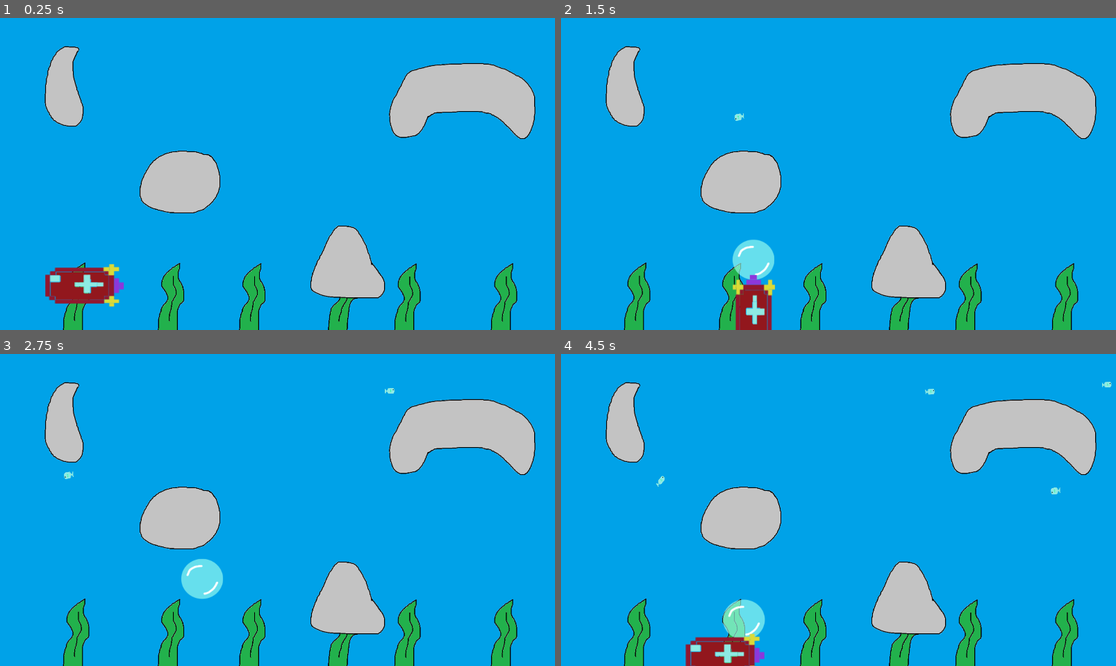
Above: before the commit, frames 1-4 (two rows, left to right).
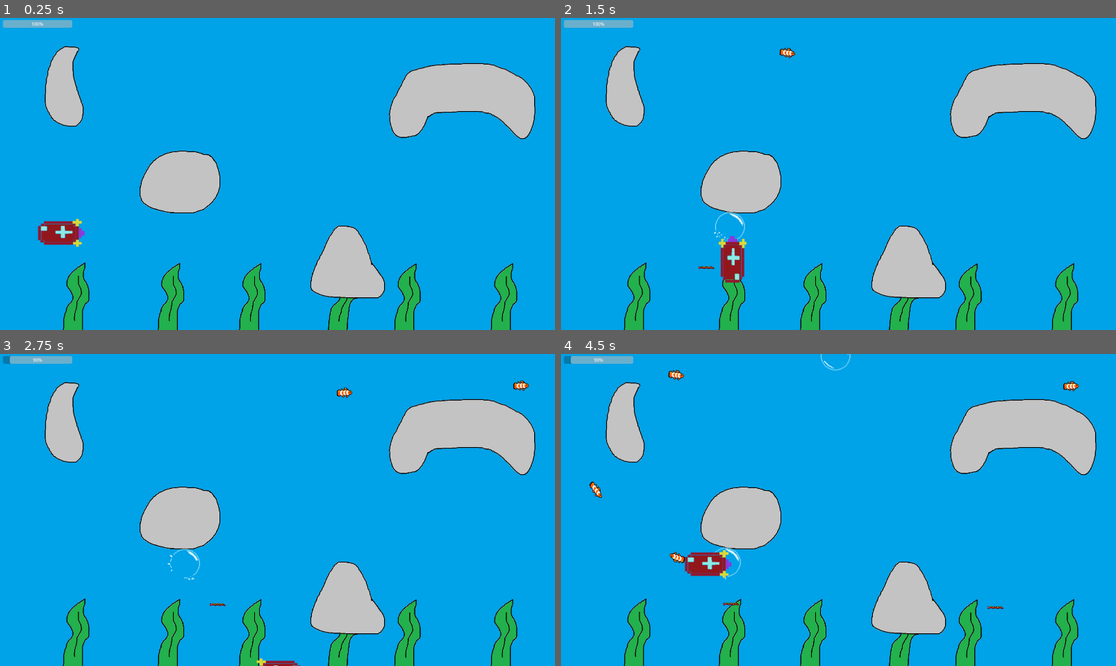
Above: after the commit, the same moments.

Repository: cachola25/cs447-subvival
Game: Godot game, scene res://level.tscn
Same seed, same stepped clock (60 frames per second), same inputs: the game is played once before the commit and once after it.
Inputs:
- Up to frame 1 (0.25 s): no input
- Up to frame 2 (1.5 s): tap Enter at 0.5 s; hold D (move_right) 0.53-1.28 s; tap Space (release_bubble) at 0.6, 1.35 s; hold S (move_down) from 1.28 s (still down)
- Up to frame 3 (2.75 s): release S (move_down) at 2.03 s; hold D (move_right) from 2.03 s (still down); tap Space (release_bubble) at 2.1 s
- Up to frame 4 (4.5 s): release D (move_right) at 2.78 s; hold W (move_up) 2.78-3.53 s; tap Space (release_bubble) at 2.85, 3.6, 4.35 s; hold A (move_left) from 3.53 s (still down)

The runs differ from the first frame. In frame 1, 2.4% of the frame differs, in the area x 0-23%, y 0-93%; in frame 2, 2.7%; in frame 3, 1.5%; in frame 4, 3.4%, in the area x 0-100%, y 0-100%.

Commit message:
Art changes and other additions
Incorporated calvin's art into the game.
Added a progress bar that functions as the submarine's health
bar. Added the eels that take away oxygen from the oxygen bar
when it hits the sub.

Diff:
--- a/bubble.tscn
+++ b/bubble.tscn
@@ -1,50 +1,99 @@
-[gd_scene load_steps=10 format=3 uid="uid://b6olq3cp8bc6a"]
+[gd_scene load_steps=17 format=3 uid="uid://b6olq3cp8bc6a"]
 
 [ext_resource type="Script" path="res://bubble.gd" id="1_gvl63"]
-[ext_resource type="Texture2D" uid="uid://7fl3qgsh2etw" path="res://art/bubble.png" id="2_xw18t"]
-[ext_resource type="Texture2D" uid="uid://bxcks8640ye2c" path="res://art/fish_capture_bubble.png" id="3_5lqhq"]
-[ext_resource type="Texture2D" uid="uid://dypepupe3gemm" path="res://art/bubble_pop.png" id="3_fonab"]
+[ext_resource type="Texture2D" uid="uid://dijglpgf4qnaf" path="res://art/Bubble/Empty Bubble.png" id="2_s6noh"]
+[ext_resource type="Texture2D" uid="uid://ofndpmrlwl6b" path="res://art/Fish/Bubble Clownfish.png" id="3_rdvbg"]
+[ext_resource type="Texture2D" uid="uid://cev184hd54l1n" path="res://art/Bubble/Bubble Pop.png" id="4_cpyui"]
 
 [sub_resource type="CircleShape2D" id="CircleShape2D_h5ae1"]
-radius = 70.1142
+radius = 50.0
 
-[sub_resource type="AtlasTexture" id="AtlasTexture_tafn3"]
-atlas = ExtResource("2_xw18t")
-region = Rect2(7, 5, 83, 83)
+[sub_resource type="AtlasTexture" id="AtlasTexture_2ayjx"]
+atlas = ExtResource("2_s6noh")
+region = Rect2(10, 10, 43, 43)
 
-[sub_resource type="AtlasTexture" id="AtlasTexture_f17y6"]
-atlas = ExtResource("3_5lqhq")
-region = Rect2(8, 5, 82, 83)
+[sub_resource type="AtlasTexture" id="AtlasTexture_bvc60"]
+atlas = ExtResource("3_rdvbg")
+region = Rect2(10, 10, 43, 43)
 
-[sub_resource type="AtlasTexture" id="AtlasTexture_8iett"]
-atlas = ExtResource("3_fonab")
-region = Rect2(0, 4, 100, 88)
+[sub_resource type="AtlasTexture" id="AtlasTexture_xfhsg"]
+atlas = ExtResource("4_cpyui")
+region = Rect2(0, 0, 64, 64)
+
+[sub_resource type="AtlasTexture" id="AtlasTexture_gyong"]
+atlas = ExtResource("4_cpyui")
+region = Rect2(64, 0, 64, 64)
+
+[sub_resource type="AtlasTexture" id="AtlasTexture_sldr4"]
+atlas = ExtResource("4_cpyui")
+region = Rect2(128, 0, 64, 64)
+
+[sub_resource type="AtlasTexture" id="AtlasTexture_53kn3"]
+atlas = ExtResource("4_cpyui")
+region = Rect2(192, 0, 64, 64)
+
+[sub_resource type="AtlasTexture" id="AtlasTexture_155ac"]
+atlas = ExtResource("4_cpyui")
+region = Rect2(0, 64, 64, 64)
+
+[sub_resource type="AtlasTexture" id="AtlasTexture_xat65"]
+atlas = ExtResource("4_cpyui")
+region = Rect2(64, 64, 64, 64)
+
+[sub_resource type="AtlasTexture" id="AtlasTexture_vyl7b"]
+atlas = ExtResource("4_cpyui")
+region = Rect2(128, 64, 64, 64)
+
+[sub_resource type="AtlasTexture" id="AtlasTexture_jioam"]
+atlas = ExtResource("4_cpyui")
+region = Rect2(192, 64, 64, 64)
 
 [sub_resource type="SpriteFrames" id="SpriteFrames_o3hfk"]
 animations = [{
 "frames": [{
 "duration": 1.0,
-"texture": SubResource("AtlasTexture_tafn3")
+"texture": SubResource("AtlasTexture_2ayjx")
 }],
-"loop": true,
+"loop": false,
 "name": &"bubble",
 "speed": 5.0
 }, {
 "frames": [{
 "duration": 1.0,
-"texture": SubResource("AtlasTexture_f17y6")
+"texture": SubResource("AtlasTexture_bvc60")
 }],
-"loop": true,
+"loop": false,
 "name": &"fish_captured",
 "speed": 5.0
 }, {
 "frames": [{
 "duration": 1.0,
-"texture": SubResource("AtlasTexture_8iett")
+"texture": SubResource("AtlasTexture_xfhsg")
+}, {
+"duration": 1.0,
+"texture": SubResource("AtlasTexture_gyong")
+}, {
+"duration": 1.0,
+"texture": SubResource("AtlasTexture_sldr4")
+}, {
+"duration": 1.0,
+"texture": SubResource("AtlasTexture_53kn3")
+}, {
+"duration": 1.0,
+"texture": SubResource("AtlasTexture_155ac")
+}, {
+"duration": 1.0,
+"texture": SubResource("AtlasTexture_xat65")
+}, {
+"duration": 1.0,
+"texture": SubResource("AtlasTexture_vyl7b")
+}, {
+"duration": 1.0,
+"texture": SubResource("AtlasTexture_jioam")
 }],
 "loop": false,
 "name": &"pop",
-"speed": 10.0
+"speed": 20.0
 }]
 
 [node name="bubble" type="CharacterBody2D"]
@@ -63,9 +112,9 @@
 [node name="AnimatedSprite2D" type="AnimatedSprite2D" parent="."]
 z_index = 1
 z_as_relative = false
-position = Vector2(-1.41413, 1)
-scale = Vector2(1.76901, 1.69419)
+position = Vector2(-1.13687e-13, 2)
+scale = Vector2(2.38193, 2.34697)
 sprite_frames = SubResource("SpriteFrames_o3hfk")
-animation = &"bubble"
+animation = &"pop"
 
 [connection signal="animation_finished" from="AnimatedSprite2D" to="." method="_on_animated_sprite_2d_animation_finished"]
--- /dev/null
+++ b/eel.gd
@@ -0,0 +1,10 @@
+extends CharacterBody2D
+
+class_name eel
+var hit_sub = false
+
+func _ready() -> void:
+	pass
+
+func _process(delta: float) -> void:
+	pass
--- /dev/null
+++ b/eel.tscn
@@ -0,0 +1,50 @@
+[gd_scene load_steps=8 format=3 uid="uid://b8a5lnd1uvs1a"]
+
+[ext_resource type="Script" path="res://eel.gd" id="1_18xai"]
+[ext_resource type="Texture2D" uid="uid://dxnr84nr6ify" path="res://art/Eel/Eel Enemy Spritesheet.png" id="1_rx4am"]
+
+[sub_resource type="RectangleShape2D" id="RectangleShape2D_bvc8p"]
+size = Vector2(57, 11)
+
+[sub_resource type="AtlasTexture" id="AtlasTexture_bc2op"]
+atlas = ExtResource("1_rx4am")
+region = Rect2(0, 0, 64, 32)
+
+[sub_resource type="AtlasTexture" id="AtlasTexture_1f7gd"]
+atlas = ExtResource("1_rx4am")
+region = Rect2(64, 0, 64, 32)
+
+[sub_resource type="AtlasTexture" id="AtlasTexture_qnda6"]
+atlas = ExtResource("1_rx4am")
+region = Rect2(128, 0, 64, 32)
+
+[sub_resource type="SpriteFrames" id="SpriteFrames_lg5jl"]
+animations = [{
+"frames": [{
+"duration": 1.0,
+"texture": SubResource("AtlasTexture_bc2op")
+}, {
+"duration": 1.0,
+"texture": SubResource("AtlasTexture_1f7gd")
+}, {
+"duration": 1.0,
+"texture": SubResource("AtlasTexture_qnda6")
+}],
+"loop": true,
+"name": &"eel",
+"speed": 10.0
+}]
+
+[node name="eel" type="CharacterBody2D"]
+collision_layer = 8
+collision_mask = 8
+script = ExtResource("1_18xai")
+
+[node name="CollisionShape2D" type="CollisionShape2D" parent="."]
+position = Vector2(0.5, -2.5)
+shape = SubResource("RectangleShape2D_bvc8p")
+
+[node name="AnimatedSprite2D" type="AnimatedSprite2D" parent="."]
+sprite_frames = SubResource("SpriteFrames_lg5jl")
+animation = &"eel"
+frame_progress = 0.987393
--- a/level.tscn
+++ b/level.tscn
@@ -1,5 +1,6 @@
-[gd_scene load_steps=8 format=3 uid="uid://1hnoh3dfe6hp"]
+[gd_scene load_steps=10 format=3 uid="uid://1hnoh3dfe6hp"]
 
+[ext_resource type="Script" path="res://level_1.gd" id="1_3wsid"]
 [ext_resource type="PackedScene" uid="uid://cnemvuq4712kt" path="res://submarine.tscn" id="1_pdhn7"]
 [ext_resource type="Texture2D" uid="uid://bqmltib1gqkeq" path="res://art/Levels/1.png" id="1_u6ig5"]
 [ext_resource type="Script" path="res://spawn_fish.gd" id="2_okg1x"]
@@ -23,7 +24,14 @@
 }
 point_count = 11
 
+[sub_resource type="Curve2D" id="Curve2D_7lum1"]
+_data = {
+"points": PackedVector2Array(0, 0, 0, 0, 2, 861, 0, 0, 0, 0, 1916, 887)
+}
+point_count = 2
+
 [node name="Level1" type="Node2D"]
+script = ExtResource("1_3wsid")
 
 [node name="spawn_fish" type="Node2D" parent="."]
 z_index = 1
@@ -60,6 +68,11 @@
 
 [node name="money_fish_spawn_timer" type="Timer" parent="spawn_fish"]
 
+[node name="eel_spawn_timer" type="Timer" parent="spawn_fish"]
+
+[node name="Path2D_4" type="Path2D" parent="spawn_fish"]
+curve = SubResource("Curve2D_7lum1")
+
 [node name="TextureRect" type="TextureRect" parent="."]
 offset_right = 151.0
 offset_bottom = 88.0
@@ -87,6 +100,14 @@
 polygon = PackedVector2Array(12, -1, 30, 5, 39, 10, 49, 20, 57, 33, 69, 56, 76, 69, 81, 83, 84, 95, 90, 108, 96, 131, 1 …(231 unchanged characters)…
 
 [node name="submarine" parent="rocks" instance=ExtResource("1_pdhn7")]
-position = Vector2(292, 926)
+position = Vector2(211, 744)
+
+[node name="oxygen_bar" type="ProgressBar" parent="."]
+offset_left = 10.0
+offset_top = 7.0
+offset_right = 250.0
+offset_bottom = 34.0
+fill_mode = 1
 
 [connection signal="timeout" from="spawn_fish/money_fish_spawn_timer" to="spawn_fish" method="_on_money_fish_spawn_timer_timeout"]
+[connection signal="timeout" from="spawn_fish/eel_spawn_timer" to="spawn_fish" method="_on_eel_spawn_timer_timeout"]
--- /dev/null
+++ b/level_1.gd
@@ -0,0 +1,11 @@
+extends Node2D
+
+
+# Called when the node enters the scene tree for the first time.
+func _ready() -> void:
+	$oxygen_bar.value = 100
+
+
+# Called every frame. 'delta' is the elapsed time since the previous frame.
+func _process(delta: float) -> void:
+	pass
--- /dev/null
+++ b/level_2.tscn
@@ -0,0 +1,14 @@
+[gd_scene load_steps=3 format=3 uid="uid://5jv3183xbu8n"]
+
+[ext_resource type="Texture2D" uid="uid://ubknvppxupod" path="res://art/Levels/2.png" id="1_85utb"]
+[ext_resource type="PackedScene" uid="uid://cnemvuq4712kt" path="res://submarine.tscn" id="2_ufb7f"]
+
+[node name="Level2" type="Node2D"]
+
+[node name="TextureRect" type="TextureRect" parent="."]
+offset_right = 151.0
+offset_bottom = 88.0
+texture = ExtResource("1_85utb")
+
+[node name="submarine" parent="." instance=ExtResource("2_ufb7f")]
+position = Vector2(355, 760)
--- a/money_fish.tscn
+++ b/money_fish.tscn
@@ -1,20 +1,27 @@
-[gd_scene load_steps=6 format=3 uid="uid://ckuhsdp13b5ex"]
+[gd_scene load_steps=7 format=3 uid="uid://ckuhsdp13b5ex"]
 
-[ext_resource type="Texture2D" uid="uid://dpixamx56528s" path="res://art/money_fish.png" id="1_0hbif"]
 [ext_resource type="Script" path="res://money_fish.gd" id="1_4jxdb"]
+[ext_resource type="Texture2D" uid="uid://236qmiq8svu2" path="res://art/Fish/Clownfish Spritesheet.png" id="2_d8llm"]
 
 [sub_resource type="RectangleShape2D" id="RectangleShape2D_fp3nj"]
-size = Vector2(44, 20)
+size = Vector2(70, 35)
 
-[sub_resource type="AtlasTexture" id="AtlasTexture_j6n2n"]
-atlas = ExtResource("1_0hbif")
-region = Rect2(6, 20, 86, 36)
+[sub_resource type="AtlasTexture" id="AtlasTexture_4ivjo"]
+atlas = ExtResource("2_d8llm")
+region = Rect2(0, 0, 64, 64)
+
+[sub_resource type="AtlasTexture" id="AtlasTexture_8tb68"]
+atlas = ExtResource("2_d8llm")
+region = Rect2(64, 0, 64, 64)
 
 [sub_resource type="SpriteFrames" id="SpriteFrames_melhr"]
 animations = [{
 "frames": [{
 "duration": 1.0,
-"texture": SubResource("AtlasTexture_j6n2n")
+"texture": SubResource("AtlasTexture_4ivjo")
+}, {
+"duration": 1.0,
+"texture": SubResource("AtlasTexture_8tb68")
 }],
 "loop": true,
 "name": &"money_fish",
@@ -27,11 +34,13 @@
 script = ExtResource("1_4jxdb")
 
 [node name="CollisionShape2D" type="CollisionShape2D" parent="."]
+position = Vector2(4, 0.5)
 shape = SubResource("RectangleShape2D_fp3nj")
 
 [node name="AnimatedSprite2D" type="AnimatedSprite2D" parent="."]
-position = Vector2(-0.25, -0.250002)
-scale = Vector2(0.505814, 0.541667)
+position = Vector2(1, 0.499998)
+scale = Vector2(2.21875, 1.73438)
 sprite_frames = SubResource("SpriteFrames_melhr")
 animation = &"money_fish"
+frame_progress = 0.0332273
 flip_h = true
--- a/spawn_fish.gd
+++ b/spawn_fish.gd
@@ -3,11 +3,15 @@
 const MIN_FISH_SPEED = 350
 const MAX_FISH_SPEED = 500
 const MAX_FISH = 10
+const MAX_EELS = 1
 var money_fish_scene = preload("res://money_fish.tscn")
+var eel_scene = preload("res://eel.tscn")
 var paths = []
 var active_money_fish = []
+var active_eels = []
+var oxygen_bar
 
-func spawn_fish():
+func spawn_money_fish():
 	var random_path = paths[randi() % paths.size()]
 	var money_fish = money_fish_scene.instantiate()
 	var path_follow = PathFollow2D.new()
@@ -19,6 +23,15 @@
 	path_follow.set_meta("speed", randf_range(MIN_FISH_SPEED, MAX_FISH_SPEED))
 	active_money_fish.append(path_follow)
 
+func spawn_eel():
+	var eel = eel_scene.instantiate()
+	var path_follow = PathFollow2D.new()
+	path_follow.z_index = 2
+	$Path2D_4.add_child(path_follow)
+	path_follow.add_child(eel)
+	add_child(path_follow)
+	active_eels.append(path_follow)
+
 
 
 # Called when the node enters the scene tree for the first time.
@@ -27,6 +40,8 @@
 	paths.append($Path2D_2)
 	paths.append($Path2D_3)
 	$money_fish_spawn_timer.start()
+	$eel_spawn_timer.start()
+	oxygen_bar = get_parent().get_node("oxygen_bar")
 
 # Called every frame. 'delta' is the elapsed time since the previous frame.
 func _process(delta: float) -> void:
@@ -43,7 +58,26 @@
 			active_money_fish.remove_at(i)
 			curr_fish.queue_free()
 
+	for i in range(len(active_eels)-1, -1, -1):
+		var curr_eel = active_eels[i]
+		var curr_eel_scene = curr_eel.get_child(0)
+		if (curr_eel_scene.hit_sub):
+			oxygen_bar.value -= 10
+			active_eels.remove_at(i)
+			curr_eel.queue_free()
+			continue
+		curr_eel.progress += MAX_FISH_SPEED * 2 * delta
+		if curr_eel.progress_ratio >= 1:
+			active_eels.remove_at(i)
+			curr_eel.queue_free()
+
+
 func _on_money_fish_spawn_timer_timeout() -> void:
-	if not len(active_money_fish) <= MAX_FISH:
+	if len(active_money_fish) > MAX_FISH:
 		return
-	spawn_fish()
+	spawn_money_fish()
+
+func _on_eel_spawn_timer_timeout() -> void:
+	if len(active_eels) > MAX_EELS:
+		return
+	spawn_eel()
--- a/submarine.gd
+++ b/submarine.gd
@@ -53,4 +53,8 @@
 			else:
 				$AnimatedSprite2D.rotation = direction.angle()
 
-	move_and_collide(direction * SPEED * delta)
+	var collision_info = move_and_collide(direction * SPEED * delta)
+	if collision_info:
+		var collider = collision_info.get_collider()
+		if collider is eel:
+			collider.hit_sub = true
--- a/submarine.tscn
+++ b/submarine.tscn
@@ -6,7 +6,7 @@
 [sub_resource type="CanvasItemMaterial" id="CanvasItemMaterial_ucp48"]
 
 [sub_resource type="RectangleShape2D" id="RectangleShape2D_pwy0q"]
-size = Vector2(272, 148.5)
+size = Vector2(160, 97)
 
 [sub_resource type="AtlasTexture" id="AtlasTexture_cc4d1"]
 atlas = ExtResource("2_ipk4e")
@@ -31,13 +31,13 @@
 
 [node name="CollisionShape2D" type="CollisionShape2D" parent="."]
 material = SubResource("CanvasItemMaterial_ucp48")
-position = Vector2(0, -1)
+position = Vector2(1, -0.5)
 shape = SubResource("RectangleShape2D_pwy0q")
 debug_color = Color(0.417429, 0.552356, 0.672516, 0.42)
 
 [node name="AnimatedSprite2D" type="AnimatedSprite2D" parent="."]
-position = Vector2(-1.90735e-06, 0)
-scale = Vector2(2.84332, 2.0386)
+position = Vector2(1, 0)
+scale = Vector2(1.68208, 1.33437)
 sprite_frames = SubResource("SpriteFrames_1ls03")
 animation = &"sub"
 frame_progress = 0.436989
Not shown, added: art/Bubble/Bubble Pop.png.import
Not shown, added: art/Bubble/Empty Bubble.png.import
Not shown, added: art/Fish/Bubble Clownfish.png.import
Not shown, added: art/Fish/Clownfish 1.png.import
Not shown, added: art/Fish/Clownfish 2.png.import
Not shown, added: art/Fish/Clownfish Spritesheet.png.import
Not shown, added: art/Upgrade Icon.png.import
Binary file added: art/bad_fish.png
Not shown, added: art/bad_fish.png.import
Not shown, added: art/bad_fish.kra
